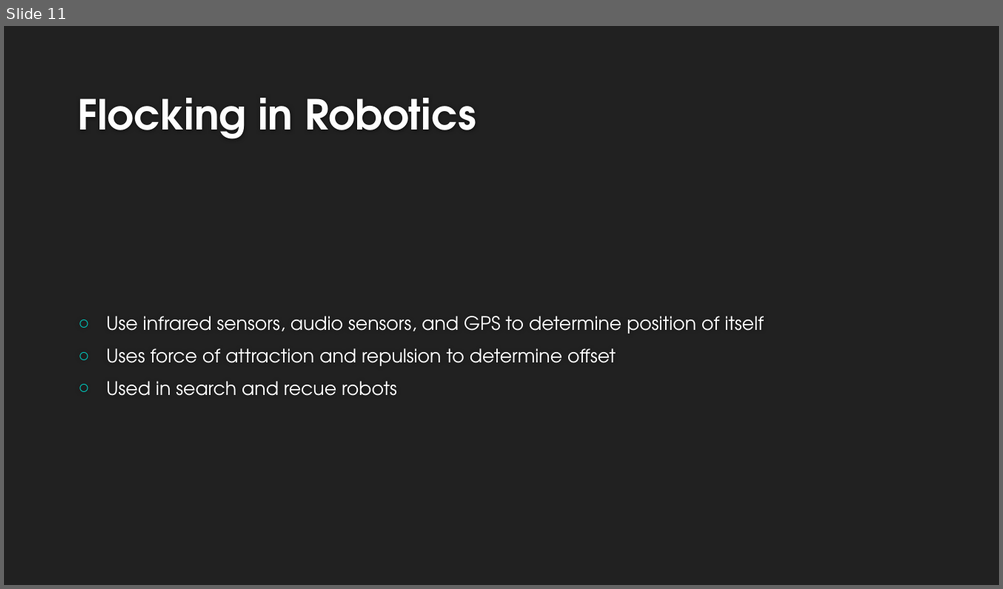
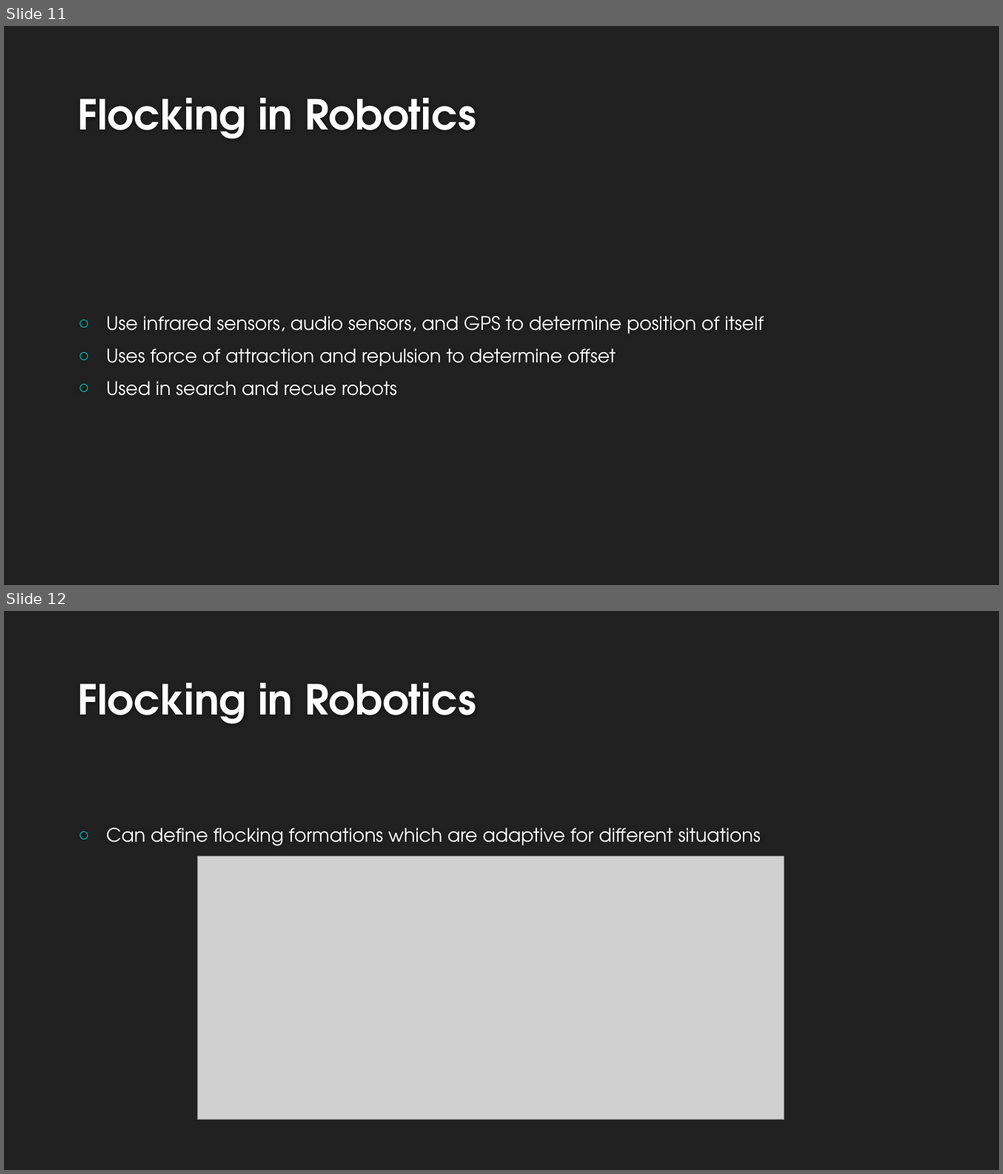
Before and after one commit to psuong/boids-controller, a slide deck: Flocking.pptx. Shown one above the other, each under a label of ours: slide 11 before the commit, slides 11 and 12 after it. The pictures are 1003x589 and 1003x1174 pixels, drawn with LibreOffice and Linux fonts; fonts in the diff are those of the drawing; grey boxes stand for pictures; background and template pictures are left out. Boxes give left, top, right and bottom in pixels: in the first picture for what was removed or moved away, otherwise in the second. Text is boxed around its words. In the diff, an @@ line names an element or a change of style, - is before the commit and + after.

```diff
--- a/Flocking.pptx
+++ b/Flocking.pptx
@@ slide 12 added at (x1=4, y1=611, x2=999, y2=1170), background #212121 @@
@@ title added at (x1=77, y1=683, x2=476, y2=724), 40 pt, text #FEFEFE, bold @@
+Flocking in Robotics
@@ text added at (x1=106, y1=828, x2=760, y2=846), 18 pt, text #FFFFFF @@
+○ Can define flocking formations which are adaptive for different situations
@@ picture added at (x1=198, y1=857, x2=784, y2=1121) @@
```
Also in this commit, not shown: 1 other slide added, 8 other files.
